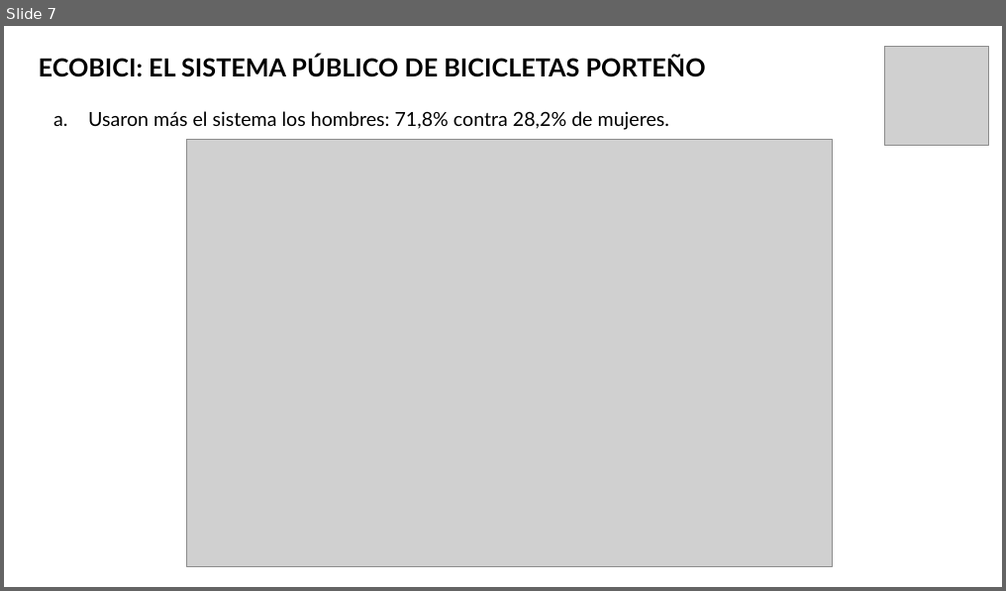
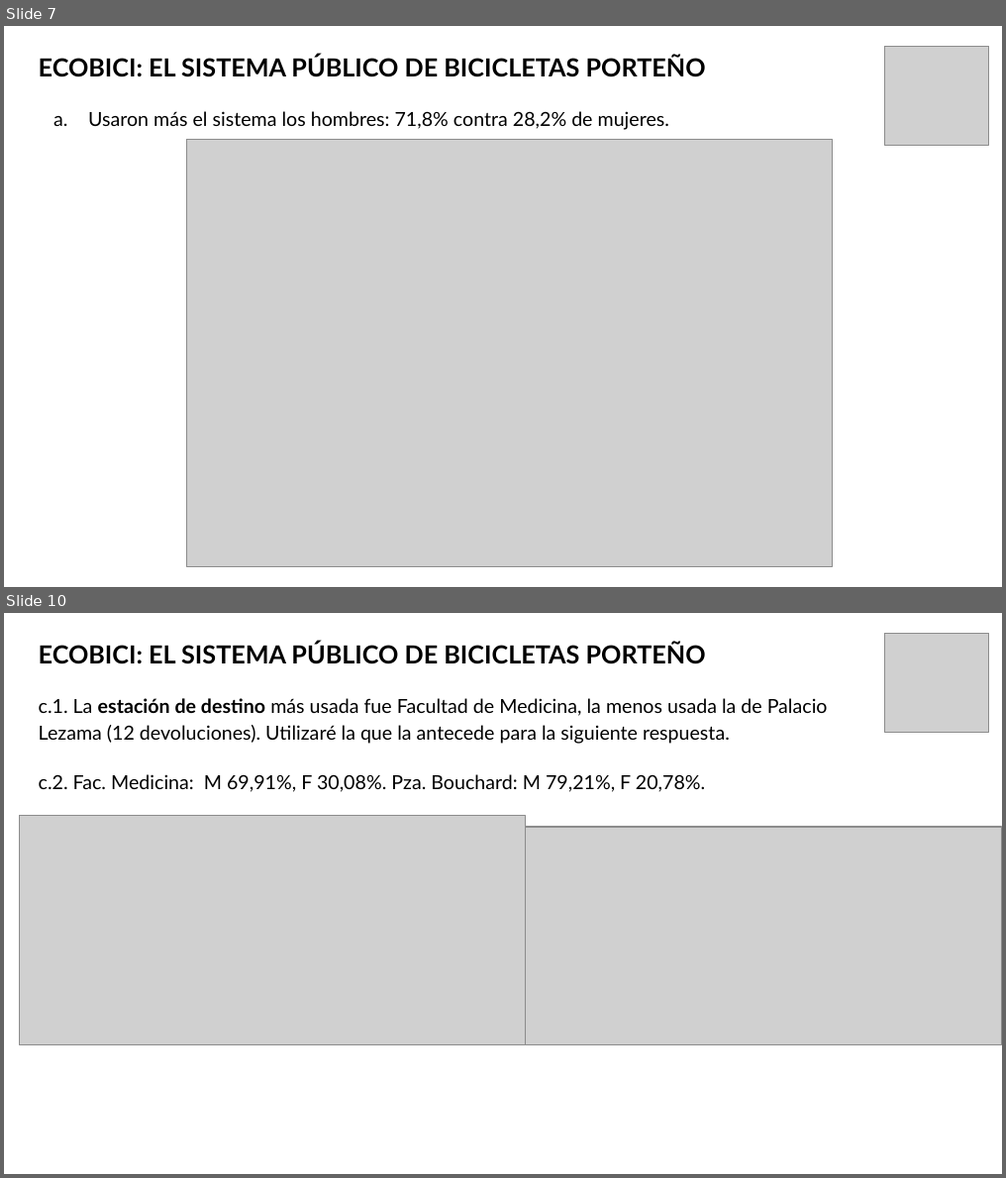
Before and after one commit to fpaterson/Acamica-Data-Science, a slide deck: Presentación personal/Presentación Ecobici.pptx. Shown one above the other, each under a label of ours: slide 7 before the commit, slides 7 and 10 after it; the slides between them are not shown. The pictures are 1006x591 and 1006x1178 pixels, drawn with LibreOffice and Linux fonts; fonts in the diff are those of the drawing; grey boxes stand for pictures. Boxes give left, top, right and bottom in pixels: in the first picture for what was removed or moved away, otherwise in the second. Text is boxed around its words. In the diff, an @@ line names an element or a change of style, - is before the commit and + after.

```diff
--- a/Presentación personal/Presentación Ecobici.pptx
+++ b/Presentación personal/Presentación Ecobici.pptx
@@ slide 10 added at [4,613,1002,1174], background #FFFFFF @@
@@ title added at [39,642,828,792], 14 pt, text #000000 @@
+ECOBICI: EL SISTEMA PÚBLICO DE BICICLETAS PORTEÑO
+c.1. La estación de destino más usada fue Facultad de Medicina, la menos usada la de Palacio Lezama (12 devoluciones). Utilizaré la que la antecede para la siguiente respuesta.
+c.2. Fac. Medicina: M 69,91%, F 30,08%. Pza. Bouchard: M 79,21%, F 20,78%.
@@ picture added at [884,633,988,733] @@
@@ picture added at [19,815,525,1045] @@
@@ picture added at [525,827,1002,1045] @@
```
Also in this commit, not shown: 6 slides changed, 1 other slide added, 4 other files.
